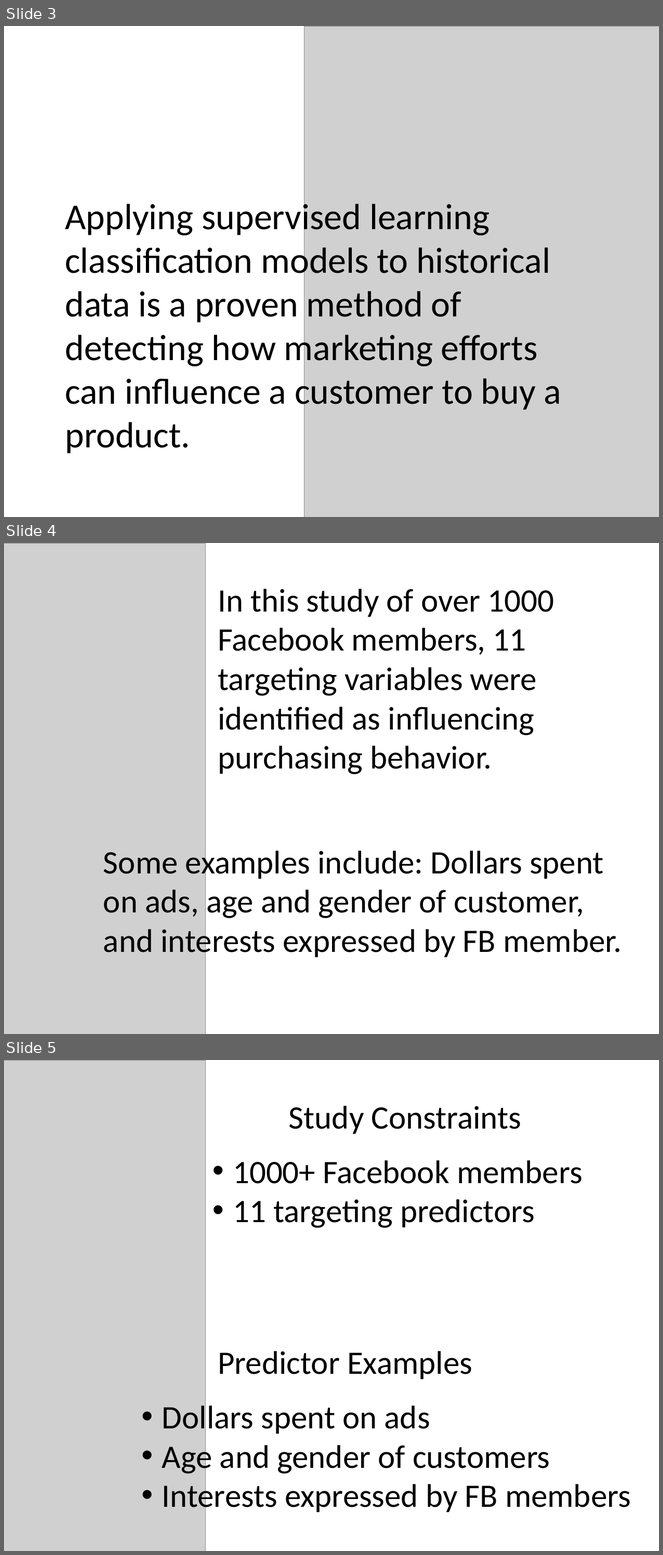
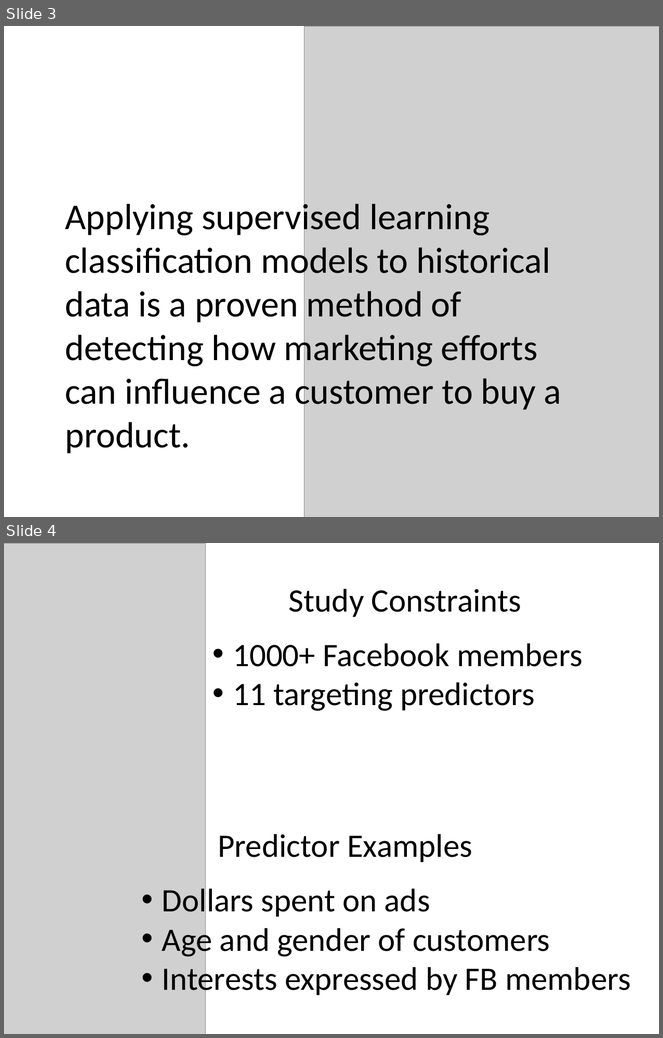
Before and after one commit to chefnewman/dsc-mod-3-project-v2-1-online-ds-pt-100719, a slide deck: FB Classification Presentation.pptx. Shown one above the other, each under a label of ours: slides 3, 4 and 5 before the commit, slides 3 and 4 after it. The pictures are 663x1555 and 663x1038 pixels, drawn with LibreOffice and Linux fonts; fonts in the diff are those of the drawing; grey boxes stand for pictures; background and template pictures are left out. Boxes give left, top, right and bottom in pixels: in the first picture for what was removed or moved away, otherwise in the second. Text is boxed around its words. In the diff, an @@ line names an element or a change of style, - is before the commit and + after.

```diff
--- a/FB Classification Presentation.pptx
+++ b/FB Classification Presentation.pptx
@@ slide 4 removed at (4, 543, 659, 1034), background picture (left out) @@
@@ picture removed at (4, 543, 205, 1034) @@
@@ text removed at (218, 589, 555, 774) @@
-In this study of over 1000 Facebook members, 11 targeting variables were identified as influencing purchasing behavior.
@@ text removed at (103, 846, 622, 960) @@
-Some examples include: Dollars spent on ads, age and gender of customer, and interests expressed by FB member.
@@ what was slide 5 is now slide 4 @@
```
Also in this commit, not shown: 1 slide changed, 2 other files.
